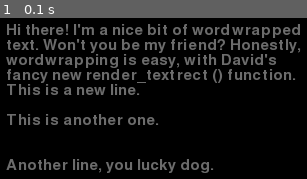
Above: before the commit, frame 1.
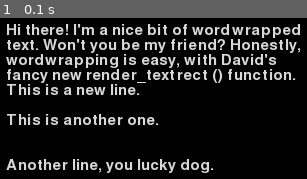
Above: after the commit, the same moment.

Repository: stephen5ng/hierarchy
Game: pygame game, started from textrect.py
The game is run twice, just before and just after one commit, with the same random seed, the same clock (stepped at 60 frames per second) and the same inputs.
Inputs:
- Up to frame 1 (0.1 s): no input

The runs differ from the first frame. In frame 1, 15% of the frame differs, in the area x 1-98%, y 3-97%.

Commit message:
Animate letter color change. Switch to freetype for many

Diff:
--- a/app.py
+++ b/app.py
@@ -83,7 +83,7 @@
 
         await self._update_previous_guesses()
         await self._update_remaining_previous_guesses()
-        self._update_rack()
+        events.trigger("rack.update_letter", next_letter, position)
         self._update_next_tile(self._player_rack.next_letter())
 
     async def guess_tiles(self, word_tile_ids):
--- a/pygamegameasync.py
+++ b/pygamegameasync.py
@@ -10,6 +10,7 @@
 import argparse
 import asyncio
 from datetime import datetime
+import easing_functions
 import json
 import logging
 import math
@@ -17,6 +18,7 @@
 from paho.mqtt import client as mqtt_client
 from PIL import Image
 import pygame
+import pygame.freetype
 from pygame import Color
 import sys
 import textrect
@@ -50,26 +52,41 @@
 offscreen_canvas = None
 
 class Rack():
+    DURATION_MS = 1500
     LETTER_SIZE = 25
     LETTER_COUNT = 6
     COLOR = "green"
 
     def __init__(self):
-        self.font = pygame.font.SysFont(FONT, Rack.LETTER_SIZE)
+        self.font = pygame.freetype.SysFont(FONT, Rack.LETTER_SIZE)
         self.letters = ""
         self.running = False
+        self.letter_width, self.letter_height = self.font.get_rect("A").size
         events.on(f"rack.change_rack")(self.change_rack)
-        self.draw()
-        self.rect = self.surface.get_bounding_rect().move(self.pos[0], self.pos[1])
+        events.on(f"rack.update_letter")(self.update_letter)
+        self.transition_position = -1
+        self.last_update_letter_ms = -Rack.DURATION_MS
+        self.transition_color = Color(Rack.COLOR)
+        self.transition_letter = ""
+        self.easing = easing_functions.QuinticEaseInOut(start=0, end = 1, duration = 1)
+
+        self.draw()
 
     def draw(self):
         letters = self.letters
-        if not self.running:
-            letters = "GAME OVER"
-        self.surface = self.font.render(letters, ANTIALIAS, Color(Rack.COLOR))
-        width, height = self.surface.get_size()
-        self.height = height
-        self.pos = ((SCREEN_WIDTH/2 - width/2), (SCREEN_HEIGHT - height))
+        if self.running:
+            self.surface = pygame.Surface((self.letter_width*tiles.MAX_LETTERS, self.letter_height))
+            for ix, letter in enumerate(letters):
+                if ix != self.transition_position:
+                    margin = (self.letter_width - self.font.get_rect(letter).width) / 2
+                    self.font.render_to(
+                        self.surface,
+                        (self.letter_width*ix + margin, 0),
+                        letter, Color(Rack.COLOR))
+        else:
+            self.surface = self.font.render("GAME OVER", Color(Rack.COLOR))[0]
+        self.pos = ((SCREEN_WIDTH/2 - self.surface.get_width()/2),
+            (SCREEN_HEIGHT - self.surface.get_height()))
 
     def start(self):
         self.running = True
@@ -80,14 +97,35 @@
         self.draw()
 
     def get_midpoint(self):
-        return self.pos[1] + self.height/2
-
-    async def change_rack(self, rack):
-        self.letters = rack
-        self.draw()
-
-    async def update(self, window):
-        # pygame.draw.rect(window, Color("orange"), self.rect)
+        return self.pos[1] + self.surface.get_height()/2
+
+    #TODO(sng): remove async from this and many others
+    async def change_rack(self, letters):
+        self.letters = letters
+        self.draw()
+
+    async def update_letter(self, letter, position):
+        self.letters = self.letters[:position] + letter + self.letters[position + 1:]
+        self.last_update_letter_ms = pygame.time.get_ticks()
+        self.transition_position = position
+        self.transition_letter = letter
+        self.draw()
+
+    async def update(self, window):
+        def color_change(start_color, end_color, progress):
+            red = int(start_color.r + (end_color.r - start_color.r) * progress)
+            green = int(start_color.g + (end_color.g - start_color.g) * progress)
+            blue = int(start_color.b + (end_color.b - start_color.b) * progress)
+            return Color(red, green, blue)
+
+        trans_remaining_ms = Rack.DURATION_MS - (pygame.time.get_ticks() - self.last_update_letter_ms)
+        if 0 < trans_remaining_ms and trans_remaining_ms < Rack.DURATION_MS:
+            self.draw()
+            progress = self.easing(trans_remaining_ms / Rack.DURATION_MS)
+            margin = (self.letter_width - self.font.get_rect(self.transition_letter).width) / 2
+            self.font.render_to(self.surface,
+                (self.letter_width*self.transition_position + margin, 0),
+                self.transition_letter, color_change(Color(Rack.COLOR), Color(Letter.COLOR), progress))
         window.blit(self.surface, self.pos)
 
 
@@ -96,7 +134,7 @@
     ACCELERATION = 1.05
 
     def __init__(self, letters, score):
-        self.font = pygame.font.SysFont("Arial", int(2+math.log(1+score)*8))
+        self.font = pygame.freetype.SysFont("Arial", int(2+math.log(1+score)*8))
         self.letters = letters
         self.baseline = SCREEN_HEIGHT - Rack.LETTER_SIZE
         self.pos = [SCREEN_WIDTH/2, self.baseline]
@@ -107,8 +145,7 @@
         self.draw()
 
     def draw(self):
-        self.surface = self.font.render(
-            self.letters, Letter.ANTIALIAS, Color(self.color))
+        self.surface = self.font.render(self.letters, Color(self.color))[0]
         self.pos[0] = SCREEN_WIDTH/2 - self.surface.get_width()/2
 
     async def update(self, window):
@@ -124,25 +161,23 @@
         self.letters = None
         self.pos[1] = SCREEN_HEIGHT
 
-class InProgressShield(Shield):
-    X_OFFSET = 10
+class InProgressShield():
+    X_OFFSET = 0
     COLOR = "grey"
 
     def __init__(self, y):
-        super().__init__("", 10)
-        self.font = pygame.font.SysFont("Arial", 12)
-        self.draw()
-
+        self.baseline = SCREEN_HEIGHT - Rack.LETTER_SIZE
+        self.color = InProgressShield.COLOR
+        self.font = pygame.freetype.SysFont("Arial", 12)
+        self.letters = ""
         self.y_midpoint = y
         self.speed = 0
-        self.pos[0] = InProgressShield.X_OFFSET
-        self.pos[1] = self.y_midpoint - self.surface.get_height()/2
-        self.color = InProgressShield.COLOR
+        self.draw()
+        self.pos = [InProgressShield.X_OFFSET,
+            self.y_midpoint - self.surface.get_height()/2]
 
     def draw(self):
-        self.surface = self.font.render(
-            self.letters, Letter.ANTIALIAS, Color(self.color))
-        self.pos[0] = InProgressShield.X_OFFSET
+        self.surface = self.font.render(self.letters, Color(self.color))[0]
 
     def update_letters(self, letters):
         self.letters = letters
@@ -205,7 +240,7 @@
 
 
 class RemainingPreviousGuesses(PreviousGuesses):
-    COLOR = "white"
+    COLOR = "grey"
     FONT = "Arial"
     FONT_SIZE = 10
     TOP_GAP = 3
@@ -256,7 +291,7 @@
 
     def __init__(self):
         self.font = pygame.font.SysFont(FONT, Letter.LETTER_SIZE)
-        self.width = self.font.size(" ")[0]
+        self.width = self.font.size("A")[0]
         self.next_interval_ms = 1
         self.fraction_complete = 0
         self.start()
@@ -323,7 +358,6 @@
             self.last_beep_time_ms = now_ms
 
         self.draw()
-        # pygame.draw.rect(window, Color("orange"), self.rect)
 
         window.blit(self.surface, self.pos)
 
@@ -420,16 +454,17 @@
         logger.info("GAME OVER OVER")
 
     async def next_tile(self, next_letter):
-        if self.letter.height + self.letter.rect.height + Letter.HEIGHT_INCREMENT*3 > self.rack.rect.y:
+        if self.letter.height + self.letter.rect.height + Letter.HEIGHT_INCREMENT*3 > self.rack.pos[1]:
             logger.info("Switching to !")
             next_letter = "!"
         self.letter.change_letter(next_letter)
 
     async def update(self, window):
-        await self.letter_source.update(window)
+        window.set_alpha(255)
         await self.previous_guesses.update(window)
         await self.remaining_previous_guesses.update(
             window, self.previous_guesses.surface.get_bounding_rect().height)
+        await self.letter_source.update(window)
 
         if self.running:
             await self.letter.update(window, self.score.score)
@@ -437,7 +472,6 @@
         await self.rack.update(window)
         if self.running:
             await self.in_progress_shield.update(window)
-
         for shield in self.shields:
             await shield.update(window)
             # print(f"checking collision: {shield.rect}, {self.letter.rect}")
@@ -452,8 +486,7 @@
         await self.score.update(window)
 
         # letter collide with rack
-        if self.running and self.letter.rect.y + self.letter.rect.height >= self.rack.rect.y:
-
+        if self.running and self.letter.rect.y + self.letter.rect.height >= self.rack.pos[1]:
             if self.letter.letter == "!":
                 await self.stop()
             else:
--- a/textrect.py
+++ b/textrect.py
@@ -67,7 +67,6 @@
     # Let's try to write the text out on the surface.
 
     surface = pygame.Surface(rect.size, pygame.SRCALPHA)
-    # surface.fill(background_color)
 
     accumulated_height = 0
     for line in final_lines:
@@ -75,7 +74,6 @@
             raise TextRectException("Once word-wrapped, the text string was too tall to fit in the rect.")
         if line != "":
             tempsurface = font.render(line, 1, text_color)
-            tempsurface.set_alpha(127)
             if justification == 0:
                 surface.blit(tempsurface, (0, accumulated_height))
             elif justification == 1:
Not shown, changed: requirements.txt
